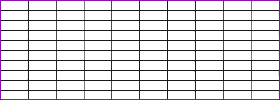
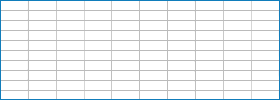
Two versions of the same layered image (280 x 100). Layer-by-layer changes:
painted on "Rectangle 1" over [0, 0, 280, 100]
